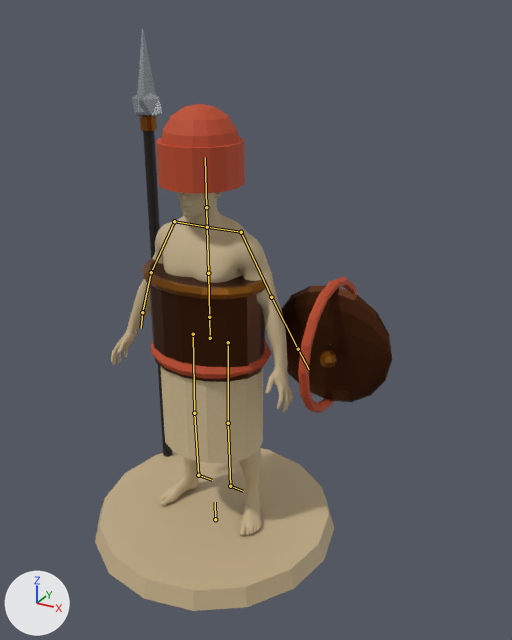
The Blender file art/white_army_v02/blender/padati.blend, before and after one commit.
One viewpoint serves both versions: a camera (50 mm lens) standing at (0.736, -1.139, 1.108) and looking at (0.007, 0.186, 0.446). The axes (+X, +Y, +Z) are drawn at lower left. The lights are the same throughout. The older version comes first. The bones that bend it are drawn over the model as lines.

Objects in the first picture: 'Pawn_AnatomicalBody', 'Pawn_Cuirass', 'Pawn_Cuirass_Trim', 'Pawn_DhalShield', 'Pawn_Dhoti', 'Pawn_Sash', 'Pawn_Shield_Boss_31', 'Pawn_Shield_Rim', 'Pawn_SpearAssembly', 'Pawn_Spear_Collar', 'Pawn_Spear_Head', 'Pawn_Turban', 'Pawn_Turban_Crown', 'Plinth_Stone' and 1 more.
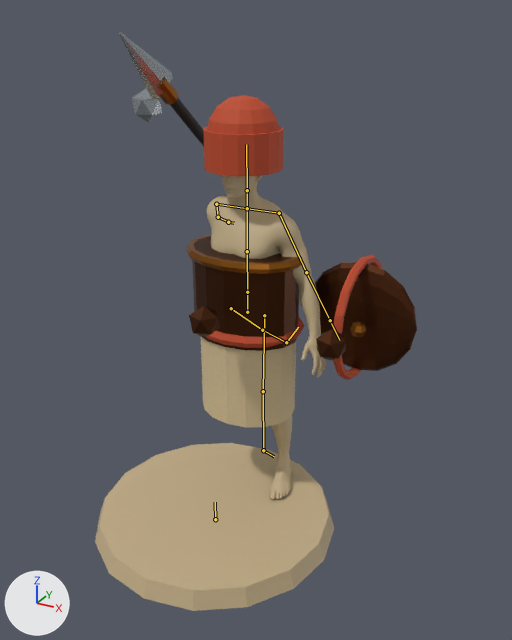
The newer file adds an action. The first version stands in its rest pose; the second is drawn at frame 28 of the action 'defeat'.

Changed parts and their boxes (x1, y1, x2, y2) in the pictures (512 x 640 px):
'Pawn_AnatomicalBody', posed (35% narrower): before (111, 192, 293, 535); after (207, 175, 325, 499)
'Pawn_Cuirass', posed (8% narrower): before (149, 261, 265, 382); after (192, 236, 299, 351)
'Pawn_DhalShield', posed (8% narrower): before (281, 286, 392, 402); after (315, 262, 417, 371)
'Pawn_Dhoti', posed (8% narrower, 7% shorter): before (160, 366, 263, 463); after (201, 337, 296, 427)
'Pawn_Turban', posed (10% narrower, 11% shorter): before (156, 137, 245, 193); after (203, 126, 283, 176)
'Pawn_Turban_Crown', posed (9% narrower, 9% shorter): before (161, 104, 239, 147); after (208, 95, 279, 134)
'Pawn_Cuirass_Trim', posed: before (142, 259, 268, 299); after (186, 235, 303, 274)
'Pawn_Shield_Rim', posed (17% narrower, 8% shorter): before (298, 277, 357, 413); after (333, 255, 382, 380)
'Pawn_Sash', posed: before (151, 340, 271, 379); after (206, 315, 304, 348)
'Pawn_SpearAssembly', posed: before (143, 130, 172, 457); after (170, 98, 204, 147)
'Pawn_Spear_Head', posed: before (137, 29, 156, 112); after (119, 32, 172, 99)
'Pawn_Spear_Collar', posed: before (139, 116, 157, 131); after (157, 76, 178, 105)
'Pawn_Shield_Boss_31', posed (16% shorter): before (320, 350, 337, 368); after (350, 322, 366, 337)
bone 'pelvis', root to tip: before (210, 338) to (209, 317); after (247, 312) to (247, 292)
bone 'upper_arm.R', root to tip: before (174, 221) to (151, 272); after (216, 204) to (218, 217)
bone 'thigh.R', root to tip: before (193, 334) to (194, 413); after (231, 308) to (262, 330)

The change in detail:
Bone 'pelvis' (bone_pelvis) moves from (0.0, 0.0, 0.0) to (0.0, 0.0, -0.16).
Bone 'upper_arm.R' (bone_upper_arm_r) turns from (0, 0, 0) to (49, 0, -20) degrees about its own x, y and z.
Bone 'thigh.R' (bone_thigh_r) turns from (0, 0, 0) to (54, 0, 0) degrees about its own x, y and z.
